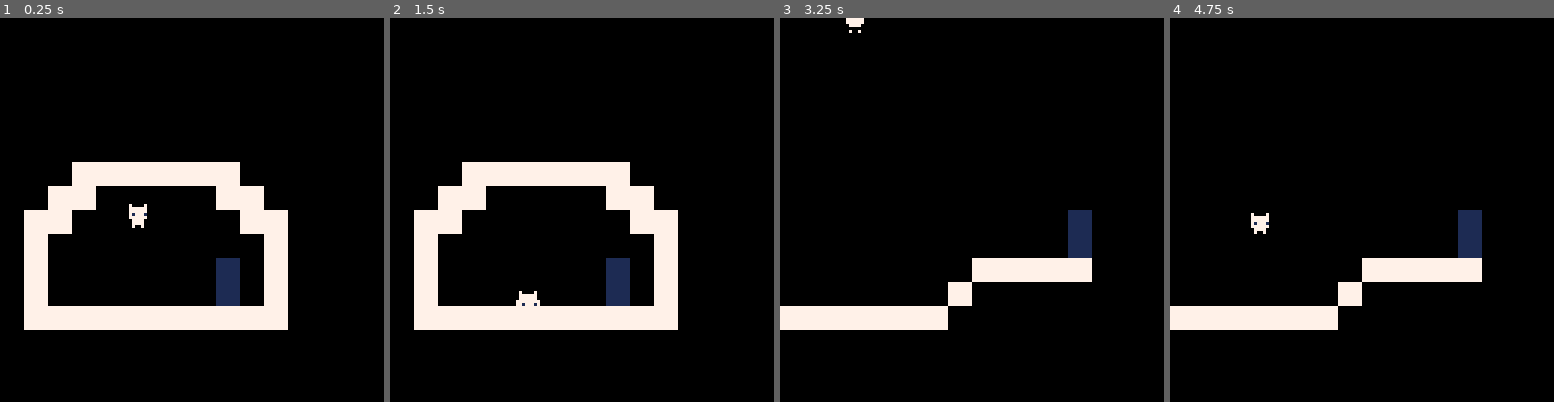
Above: before the commit, frames 1-4 (left to right).
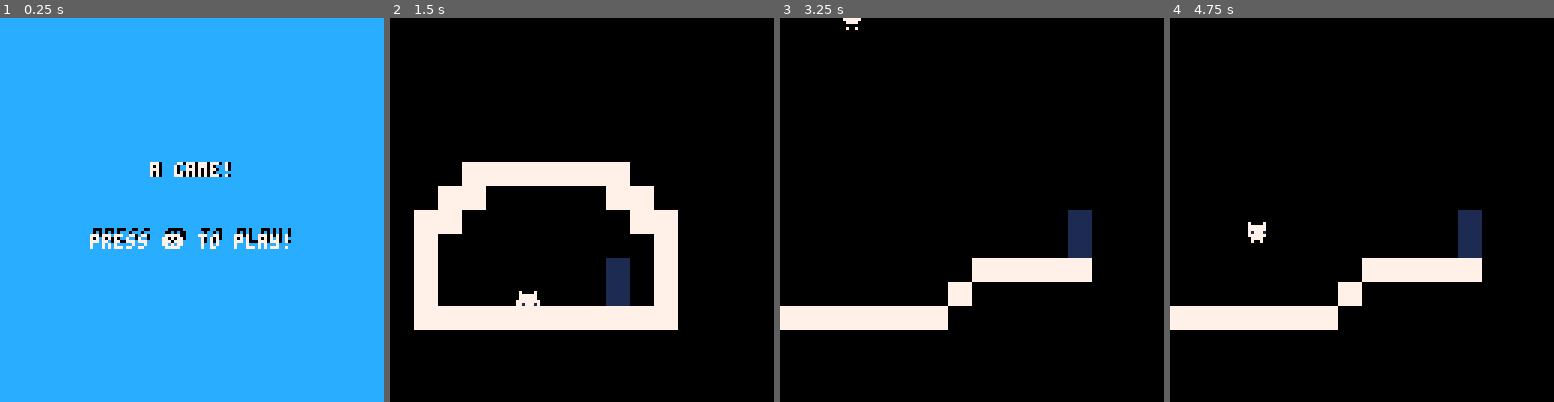
Above: after the commit, the same moments.

Repository: aadhyap/platformer
Game: PICO-8 cartridge platformer-game.p8
Two runs of this game, one before a commit and one after it. Both use one fixed random seed, a clock stepped at 60 frames per second and the inputs below.
Inputs:
- Up to frame 1 (0.25 s): no input
- Up to frame 2 (1.5 s): tap X (X key) at 0.33, 1.07 s; tap O (Z key) at 0.7 s
- Up to frame 3 (3.25 s): hold Right 1.6-2.1 s; tap O (Z key) every 0.4 s from 1.7 to 2.9 s; tap X (X key) at 1.85, 2.97 s; hold Up 2.15-2.42 s; hold Right 2.47-3.03 s; hold Left from 3.08 s (still down)
- Up to frame 4 (4.75 s): tap O (Z key) every 0.4 s from 3.3 to 4.5 s; release Left at 3.58 s; hold Right 4.02-4.68 s; tap X (X key) at 4.08 s; hold Up from 4.73 s (still down)

The runs differ from the first frame. In frame 1, 99% of the frame differs, in the area x 0-100%, y 0-100%; in frame 2, nothing differs; in frame 3, less than 0.1%; in frame 4, 0.3%.

Commit message:
Game states are organized

Diff:
--- a/platformer-game.p8
+++ b/platformer-game.p8
@@ -1,32 +1,99 @@
 pico-8 cartridge // http://www.pico-8.com
 version 43
 __lua__
+--init file
+
+function _init()
+	state = "menu"
+end
+
+function _update()
+	if state == "menu" then
+		menu_update()
+	end
+
+	if state == "game" then
+		game_update()
+	end
+end
+
+function _draw()
+	if state == "menu" then
+		menu_draw()
+	end
+
+	if state == "game" then
+		game_draw()
+	end
+
+end
+-->8
+--menu state
+
+function menu_update()
+
+	if (btnp(❎)) then
+		state ="game"
+		game_init()
+	end
+end
+
+function menu_draw()
+--clear screen with blue
+cls(12)
+
+--title + shadow
+print("a game!", 51, 48, 0)
+print("a game!", 50, 48, 7)
+
+
+--instructions + shadow
+print("press ❎ to play!", 31,70,0)
+print("press ❎ to play!", 30,72,7)
+
+end
+-->8
 -- main functions
 
-function _init()
-	cls()
+function game_init()
+
+--location of levels on map
+	levels = {
+	{0,0,"x1"},
+	{21,0,"x2"}
+	}
+
+--level struct
+	level = {
+		x = 0,
+		y = 0,
+		name = "x1"
+	}
+
+--level number
+	levelnum = 1
 	init_player(42,60)
 	map_x = 0
 	map_y = 0
-	mode="start"
-	init_game()
-end
-
-function _update()
-		if mode=="start" then
-			update_player()
-			cx = ((p.x-64)+(cx*9)) /10
-			if (cx < 0 ) cx = 0
-
-		elseif mode=="levelover" then
+
+end
+
+function game_update()
+
+		update_player()
+
+--camer update-------------
+		cx = ((p.x-64)+(cx*9)) /10
+		if (cx < 0 ) cx = 0
+
+--completed level----------
+		if level_finished(p.x+7,p.y) then
 			next_level()
-			mode = "start"
-
-		end
-end
-
-
-function _draw()
+		end
+end
+
+
+function game_draw()
 	cls()
 	camera(cx,cy)
 	map(map_x,map_y)
@@ -36,13 +103,19 @@
 	end
 end
 
+--collision checks----------
 function col(x,y)
 		return fget(
 			mget(map_x + x/8, map_y + y/8),0
 		)
 end
 
-
+--level finished flag check---
+function level_finished(x,y)
+	return fget(
+		mget(x/8, y/8),1
+	)
+end
 
 
 
@@ -120,11 +193,6 @@
 		end
 	end
 
---completed level----------
-	if level_finished(p.x+7,p.y) then
-		mode = "levelover"
-	end
-
 --collision checks---------
 		if col(p.x,p.y+8)
 		or col(p.x+7, p.y+8) then
@@ -192,30 +258,11 @@
 				up = false
 			end
 		end
-
 end
 
 
 -->8
 --game helper
-
-function init_game()
-
---location of levels on map
-	levels = {
-	{0,0,"x1"},
-	{21,0,"x2"}
-	}
---level struct
-	level = {
-		x = 0,
-		y = 0,
-		name = "x1"
-	}
---level number
-	levelnum = 1
-end
-
 function draw_gamveover()
 	rectfill(0,60,128,75,0)
 	print("game over", 46, 62,7)
@@ -252,6 +299,12 @@
 	end
 end
 
+--collision checks----------
+function col(x,y)
+		return fget(
+			mget(map_x + x/8, map_y + y/8),0
+		)
+end
 
 --level finished flag check---
 function level_finished(x,y)
Not shown, changed: 84 lines of the sprite sheet (__gfx__) section of platformer-game.p8
Not shown, added: .DS_Store
